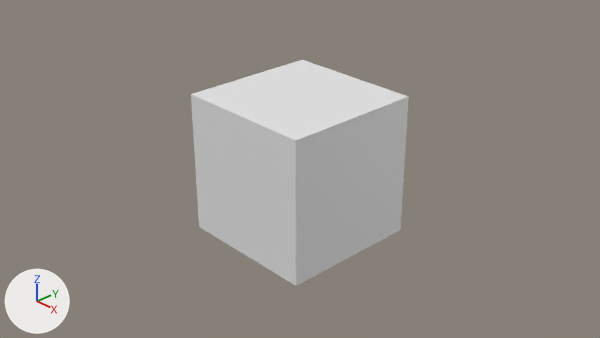
One commit to the Blender file blackhole.blend: the scene before it, then after it.
The view is the same before and after, from the file's camera 'Camera'. Arrows for +X, +Y and +Z are at lower left; the lights stay in place.
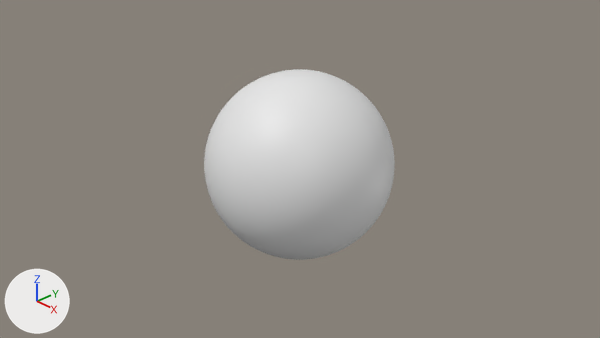
Boxes (x1, y1, x2, y2) around the edits, measured in the pictures (600 x 338 px):
'Cube', reshaped (12% narrower, 15% shorter)
    before: (191, 60, 409, 286)
    after: (204, 69, 395, 260)
part 1 of me_cube, built on
    before: (191, 60, 409, 286)
    after: (204, 69, 395, 260)

The change in detail:
me_cube is used by ob_cube; location (0.0, 0.0, 0.0).
me_cube had 8 vertices, 6 faces and spanned x -1.0..1.0, y -1.0..1.0, z -1.0..1.0.
me_cube now has 2402 vertices, 2400 faces and spans x -1.28..1.28, y -1.28..1.28, z -1.28..1.28.
me_cube part 1: 8 vertices removed from x -1.0..1.0, y -1.0..1.0, z -1.0..1.0; 2402 vertices added at x -1.28..1.28, y -1.28..1.28, z -1.28..1.28.
me_cube part 2: the surface is now shaded smooth.
